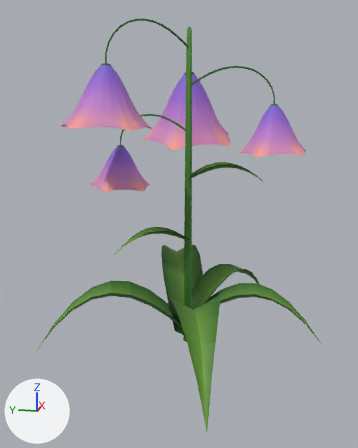
An edit to the glTF model public/models/flora/bellflower.glb, drawn before and after from the same camera.
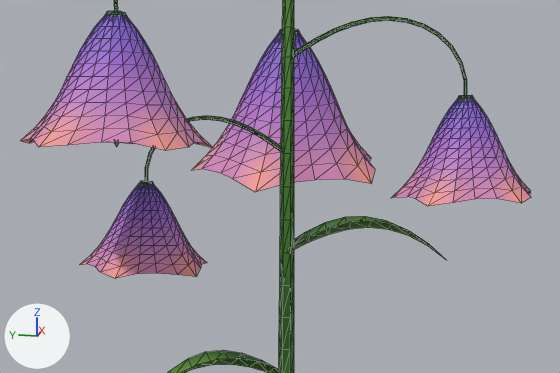
Old and new are each drawn whole from a 50 mm lens placed at (-4.86, -0.88, 2.51), pointed at (0.16, 0.13, 1.25) and again close up on the part from 14% to 89% of the width and 13% to 53% of the height. The axes (+X, +Y, +Z) are drawn at lower left. The lights are the same throughout. The first two pictures are the older version. The close-ups show mesh edges as thin lines. Vertices at exactly the same position are counted once.

Before the edit, the objects in view are built like this:
```python
me_bellflower = bpy.data.meshes.new('bellflower')
me_bellflower.from_pydata(...)  # 2051 vertices, 3490 faces; spans x -1.74..2.3, y -1.4..1.52, z -0.02..3.35
me_bellflower.materials.append(mat_bellflower)
ob_bellflower = bpy.data.objects.new('bellflower', me_bellflower)
ob_bellflower.location = (0.0, 0.0, 0.0)
```
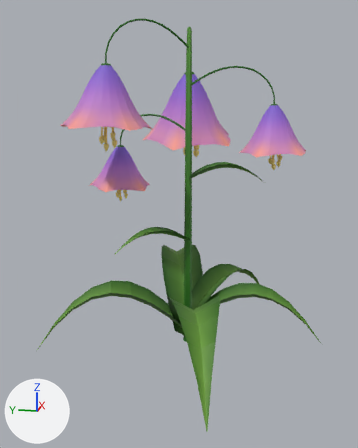
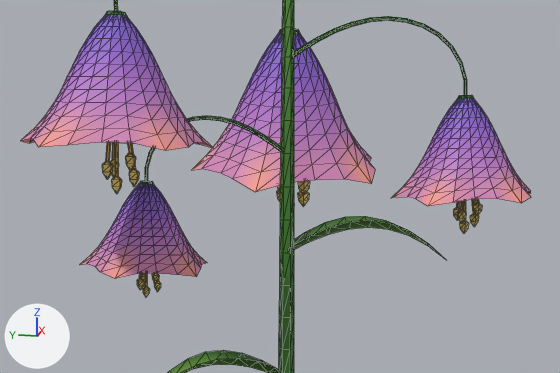
What changed in the scene script:
```text
Change me_bellflower:
    where me_bellflower.from_pydata(...)  # 2051 vertices, 3490 faces; spans x -1.74..2.3, y -1.4..1.52, z -0.02..3.35
    used by ob_bellflower; location = (0.0, 0.0, 0.0)
    me_bellflower part 1: the loose piece of 16 vertices spanning x 1.79..1.83, y 0.2..0.24, z 2.16..2.22 is scaled about its middle by 2, then moved by (0.05, 0.01, -0.36)
    me_bellflower part 2: the loose piece of 16 vertices spanning x 1.66..1.7, y 0.18..0.22, z 2.09..2.15 is scaled about its middle by 2, then moved by (0.03, 0.0, -0.2)
    me_bellflower part 3: the loose piece of 16 vertices spanning x -0.27..-0.25, y 0.74..0.76, z 2.26..2.3 is scaled about its middle by 2, then moved by (-0.01, 0.0, -0.19)
    me_bellflower part 4: the loose piece of 16 vertices spanning x -0.19..-0.17, y 0.78..0.8, z 2.32..2.36 is scaled about its middle by 2, then moved by (0.0, 0.0, -0.18)
    me_bellflower part 5: the loose piece of 16 vertices spanning x -0.21..-0.19, y 0.67..0.7, z 2.35..2.39 is scaled about its middle by 2, then moved by (-0.01, 0.01, -0.25)
    me_bellflower part 6: the loose piece of 16 vertices spanning x -0.31..-0.29, y 0.66..0.68, z 2.32..2.36 is scaled about its middle by 2, then moved by (0.0, 0.0, -0.14)
    me_bellflower part 7: the loose piece of 16 vertices spanning x -0.36..-0.34, y 0.75..0.77, z 2.35..2.39 is scaled about its middle by 2, then moved by (-0.01, 0.0, -0.21)
    me_bellflower part 8: the loose piece of 16 vertices spanning x 0.51..0.53, y -0.83..-0.81, z 1.98..2.02 is scaled about its middle by 2, then moved by (0.0, -0.01, -0.17)
    me_bellflower part 9: the loose piece of 16 vertices spanning x 0.58..0.6, y -0.8..-0.77, z 2.03..2.06 is scaled about its middle by 2, then moved by (0.0, 0.0, -0.15)
    me_bellflower part 10: the loose piece of 16 vertices spanning x 0.56..0.59, y -0.88..-0.86, z 2.06..2.09 is scaled about its middle by 2, then moved by (0.0, -0.01, -0.21)
    me_bellflower part 11: the loose piece of 16 vertices spanning x 0.48..0.5, y -0.9..-0.87, z 2.03..2.07 is scaled about its middle by 2, then moved by (0.0, 0.0, -0.12)
    me_bellflower part 12: the loose piece of 16 vertices spanning x 0.44..0.46, y -0.82..-0.8, z 2.06..2.09 is scaled about its middle by 2, then moved by (0.0, -0.01, -0.18)
    me_bellflower part 13: the loose piece of 16 vertices spanning x 0.31..0.33, y 0.8..0.82, z 1.61..1.64 is scaled about its middle by 2, then moved by (0.0, 0.0, -0.15)
    me_bellflower part 14: the loose piece of 16 vertices spanning x 0.35..0.38, y 0.75..0.77, z 1.67..1.7 is scaled about its middle by 2, then moved by (0.0, 0.01, -0.19)
    me_bellflower part 15: the loose piece of 16 vertices spanning x 0.27..0.3, y 0.74..0.76, z 1.64..1.68 is scaled about its middle by 2, then moved by (0.0, 0.0, -0.11)
    me_bellflower part 16: the loose piece of 16 vertices spanning x 0.24..0.26, y 0.81..0.83, z 1.67..1.7 is scaled about its middle by 2, then moved by (0.0, 0.01, -0.16)
    me_bellflower part 17: 40 of 2051 vertices moved; they spanned x -0.35..-0.18, y 0.66..0.79, z 2.3..2.55 and now span x -0.36..-0.18, y 0.66..0.8, z 2.13..2.47; mean shift (0.0, 0.0, -0.13); largest move (-0.19, 0.68, 2.39) -> (-0.2, 0.68, 2.16)
    me_bellflower part 18: 40 of 2051 vertices moved; they spanned x 0.45..0.59, y -0.89..-0.78, z 2.02..2.23 and now span x 0.44..0.6, y -0.9..-0.78, z 1.87..2.16; mean shift (0.0, 0.0, -0.11); largest move (0.57, -0.87, 2.09) -> (0.58, -0.87, 1.9)
```

Location of each change, [x1, y1, x2, y2] in pixels of the close-ups (560 x 373 px; the box of a moved part takes in the faces that stretch with it):
part 1 of me_bellflower, moved or reshaped (not visible before): after [297, 191, 309, 207]
part 2 of me_bellflower, moved or reshaped (not visible before): after [298, 181, 310, 195]
part 3 of me_bellflower, moved or reshaped: before [114, 142, 119, 147]; after [111, 176, 122, 194]
part 4 of me_bellflower, moved or reshaped (not visible before): after [110, 160, 119, 177]
part 5 of me_bellflower, moved or reshaped (not visible before): after [129, 169, 139, 187]
part 6 of me_bellflower, moved or reshaped (not visible before): after [125, 153, 136, 171]
part 7 of me_bellflower, moved or reshaped (not visible before): after [102, 161, 113, 179]
part 8 of me_bellflower, moved or reshaped (not visible before): after [459, 220, 468, 234]
part 9 of me_bellflower, moved or reshaped (not visible before): after [453, 207, 460, 220]
part 10 of me_bellflower, moved or reshaped (not visible before): after [470, 214, 479, 227]
part 11 of me_bellflower, moved or reshaped (not visible before): after [473, 203, 482, 216]
part 12 of me_bellflower, moved or reshaped (not visible before): after [457, 210, 466, 224]
part 13 of me_bellflower, moved or reshaped (not visible before): after [142, 286, 149, 297]
part 14 of me_bellflower, moved or reshaped (not visible before): after [154, 281, 161, 292]
part 15 of me_bellflower, moved or reshaped (not visible before): after [152, 273, 159, 284]
part 16 of me_bellflower, moved or reshaped (not visible before): after [137, 278, 144, 290]
part 17 of me_bellflower, moved or reshaped (not visible before): after [105, 142, 136, 176]
part 18 of me_bellflower, moved or reshaped (not visible before): after [456, 199, 479, 221]
